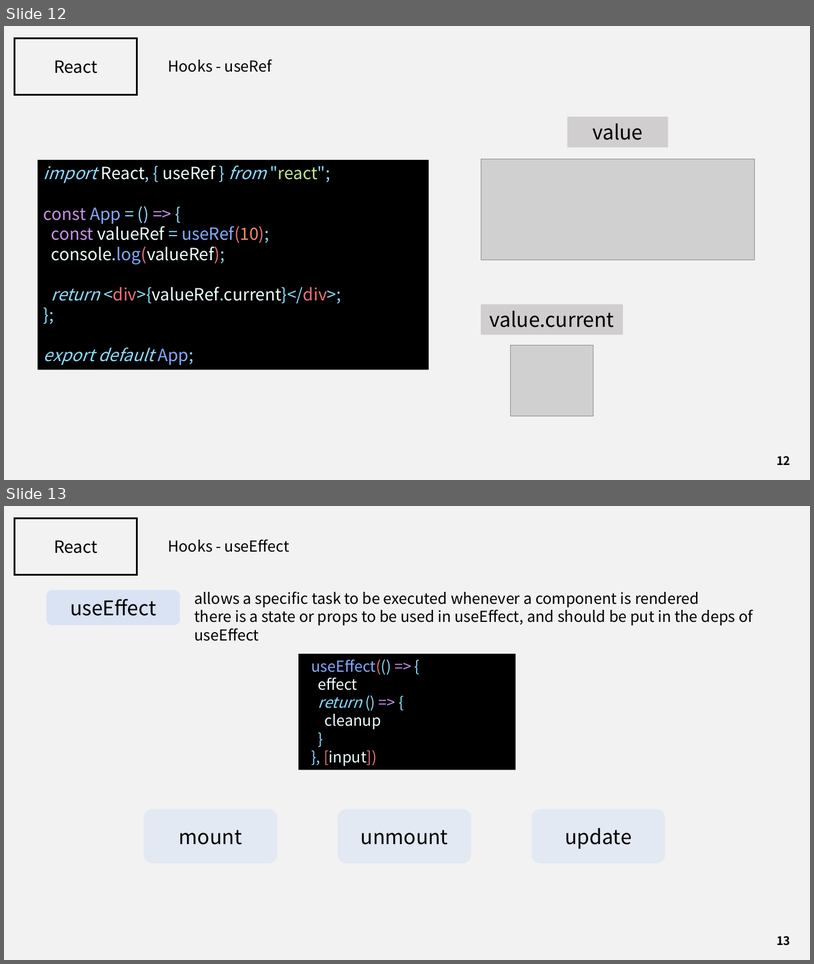
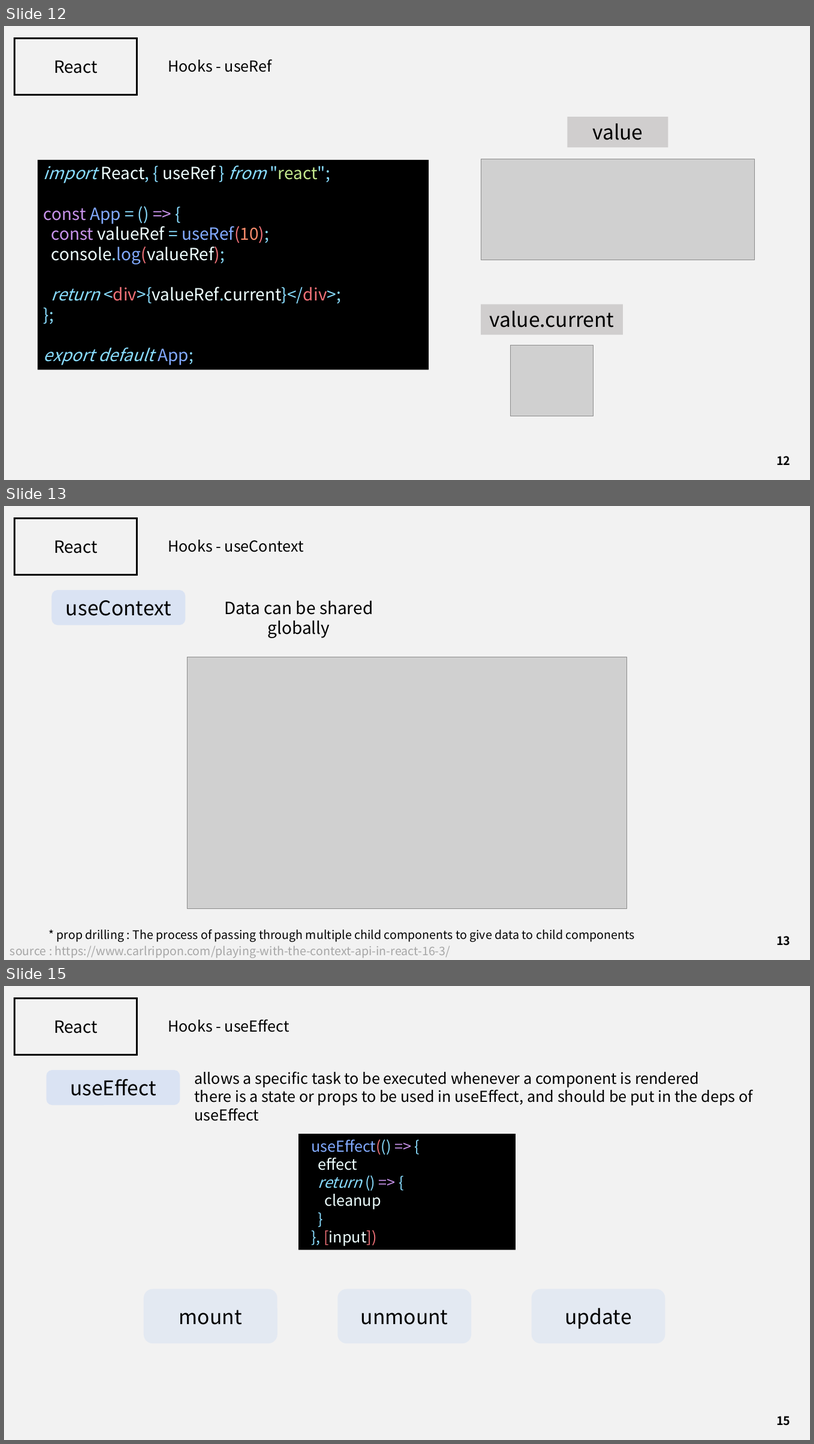
Before and after one commit to J3SUNG/Seminar, a slide deck: 210225_React_2.pptx. Shown one above the other, each under a label of ours: slides 12 and 13 before the commit, slides 12, 13 and 15 after it; the slides between them are not shown. The pictures are 814x964 and 814x1444 pixels, drawn with LibreOffice and Linux fonts; fonts in the diff are those of the drawing; grey boxes stand for pictures. Boxes give left, top, right and bottom in pixels: in the first picture for what was removed or moved away, otherwise in the second. Text is boxed around its words. In the diff, an @@ line names an element or a change of style, - is before the commit and + after.

```diff
--- a/210225_React_2.pptx
+++ b/210225_React_2.pptx
@@ slide 13 added at box(4, 506, 810, 960), background #F2F2F2 @@
@@ rectangle added at box(14, 518, 137, 574), outline #000000 2 pt @@
@@ text added at box(54, 540, 98, 553), 20 pt, text #000000 @@
+React
@@ text added at box(168, 540, 304, 552), 18 pt, text #000000 @@
+Hooks - useContext
@@ rounded rectangle added at box(52, 590, 185, 625), fill #DAE3F3, 24 pt, text #000000 @@
+useContext
@@ text added at box(224, 600, 373, 638), 20 pt, text #000000 @@
+Data can be shared globally
@@ picture added at box(188, 657, 627, 908) @@
@@ text added at box(57, 929, 635, 942), 14 pt, text #000000 @@
+* prop drilling : The process of passing through multiple child components to give data to child components
@@ page number added at box(777, 936, 791, 945), 14 pt, text #000000, bold @@
+13
@@ text added at box(10, 945, 450, 958), 14 pt, text #A6A6A6 @@
+source : https://www.carlrippon.com/playing-with-the-context-api-in-react-16-3/
@@ what was slide 13 is now slide 15 @@
@@ page number at box(777, 1416, 791, 1425): text changed @@
-13
+15
```
Also in this commit, not shown: 1 slide changed, 1 other slide added, 1 other file.
